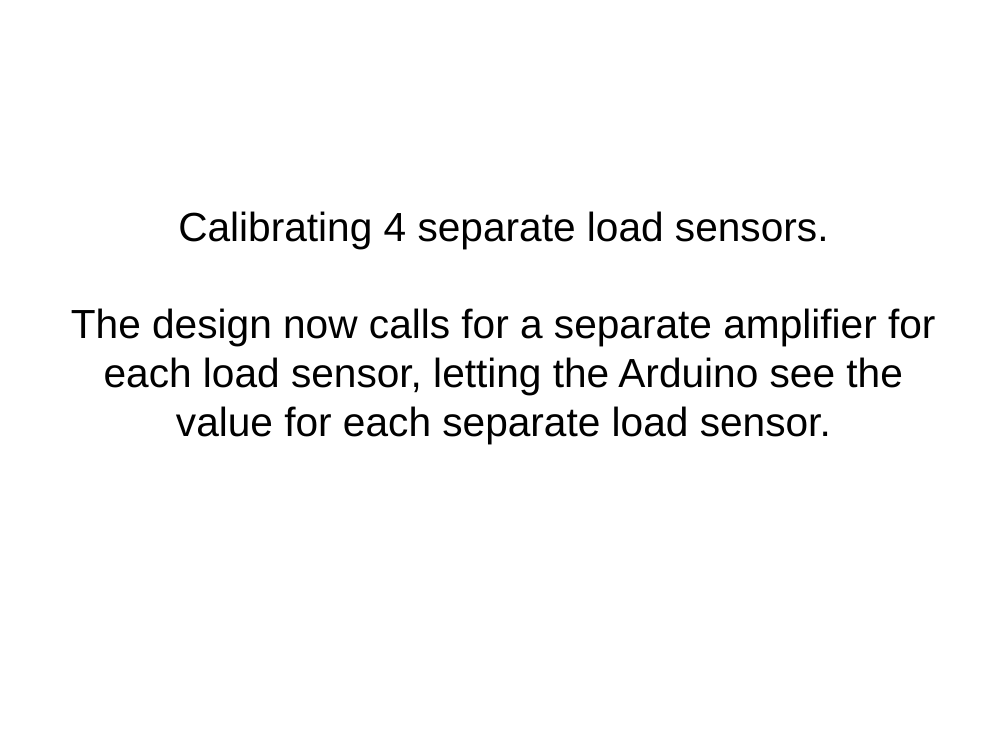
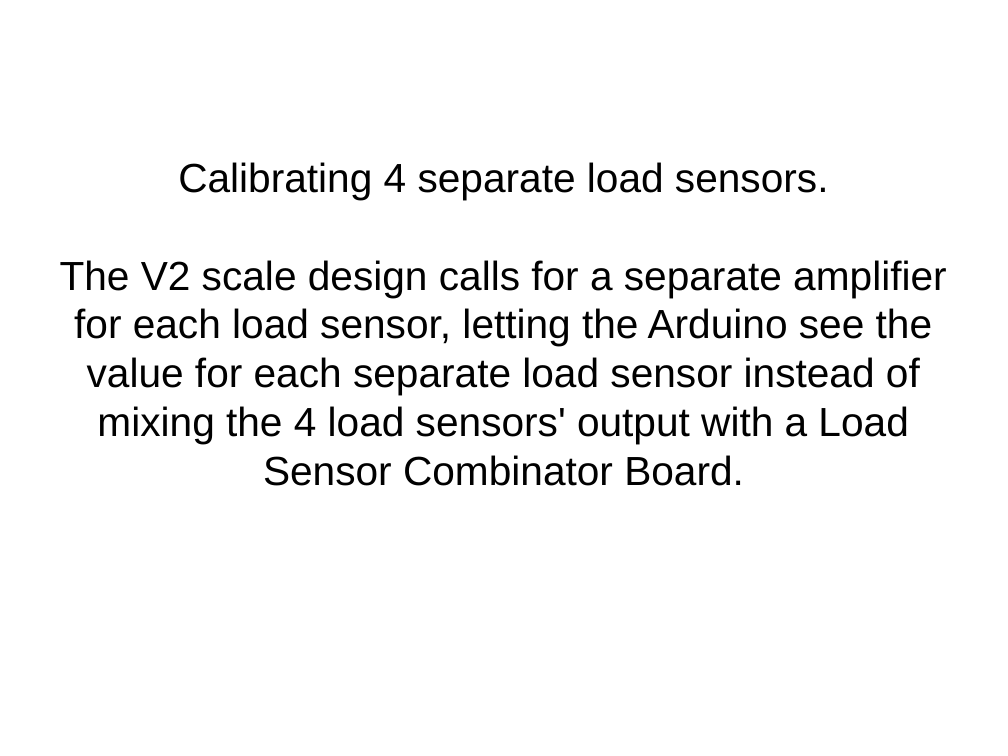
Before and after one commit to bneedhamia/CurieBLEWeightMonitor, a slide deck: slide 8 of ProjectMath.odp. Drawn at 1008x756 pixels with LibreOffice and Linux fonts; fonts in the diff are those of the drawing. Boxes give left, top, right and bottom in pixels: in the first picture for what was removed or moved away, otherwise in the second. Text is boxed around its words. In the diff, an @@ line names an element or a change of style, - is before the commit and + after.

```diff
--- a/ProjectMath.odp
+++ b/ProjectMath.odp
@@ subtitle at [60,260,947,486]: text changed @@
-The design now calls for a separate amplifier for each load sensor, letting the Arduino see the value for each separate load sensor.
+The V2 scale design calls for a separate amplifier for each load sensor, letting the Arduino see the value for each separate load sensor instead of mixing the 4 load sensors' output with a Load Sensor Combinator Board.
```
Also in this commit, not shown: 6 other slides changed, 6 slides added, 1 slide removed, 2 other files.
